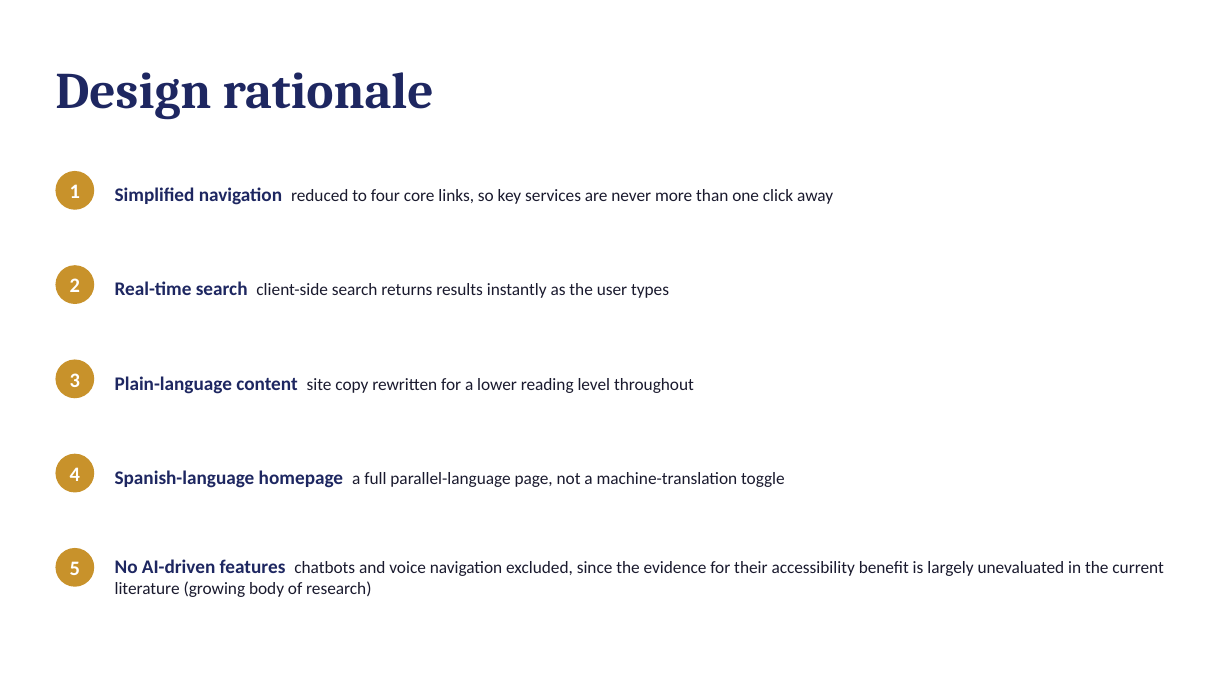
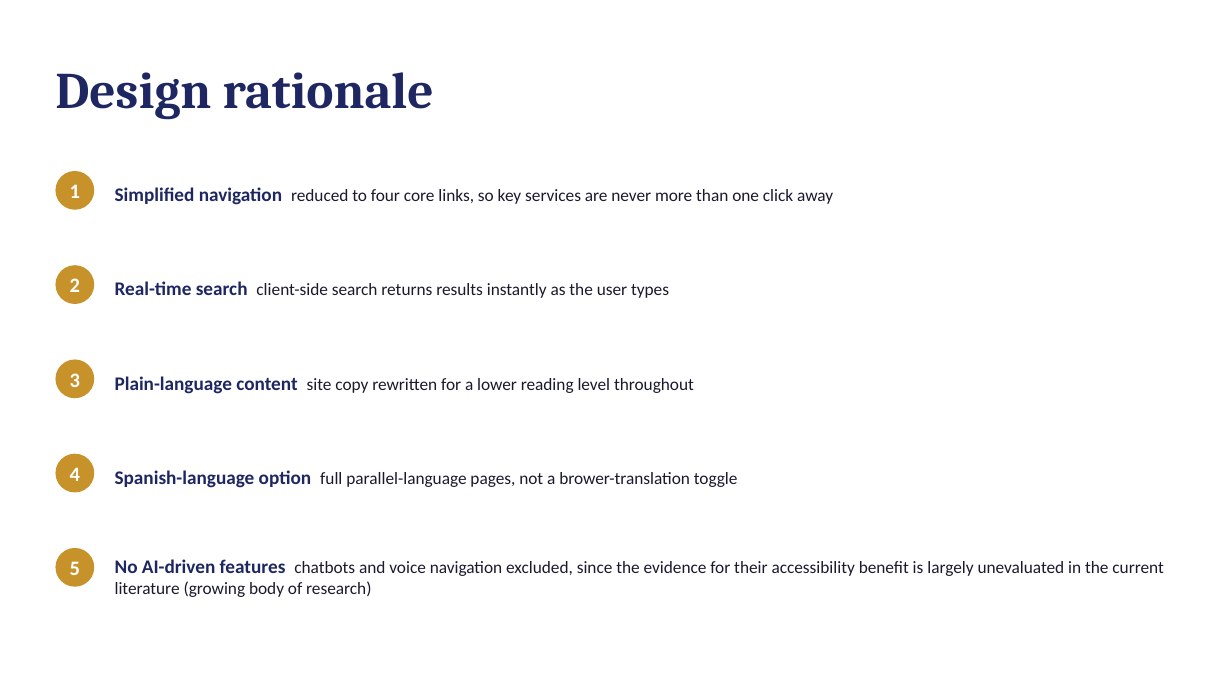
Before and after one commit to kkennebrew/zavala, a slide deck: slide 5 of Setup and Evaluation/Viva_Slides.pptx. Drawn at 1232x693 pixels with LibreOffice and Linux fonts; fonts in the diff are those of the drawing. Boxes give left, top, right and bottom in pixels: in the first picture for what was removed or moved away, otherwise in the second. Text is boxed around its words. In the diff, an @@ line names an element or a change of style, - is before the commit and + after.

Commit message:
update slides

```diff
--- a/Setup and Evaluation/Viva_Slides.pptx
+++ b/Setup and Evaluation/Viva_Slides.pptx
@@ text at <box>115,470,738,488</box>: text changed @@
-Spanish-language homepage a full parallel-language page, not a machine-translation toggle
+Spanish-language option full parallel-language pages, not a brower-translation toggle
```
Also in this commit, not shown: 2 other files.
